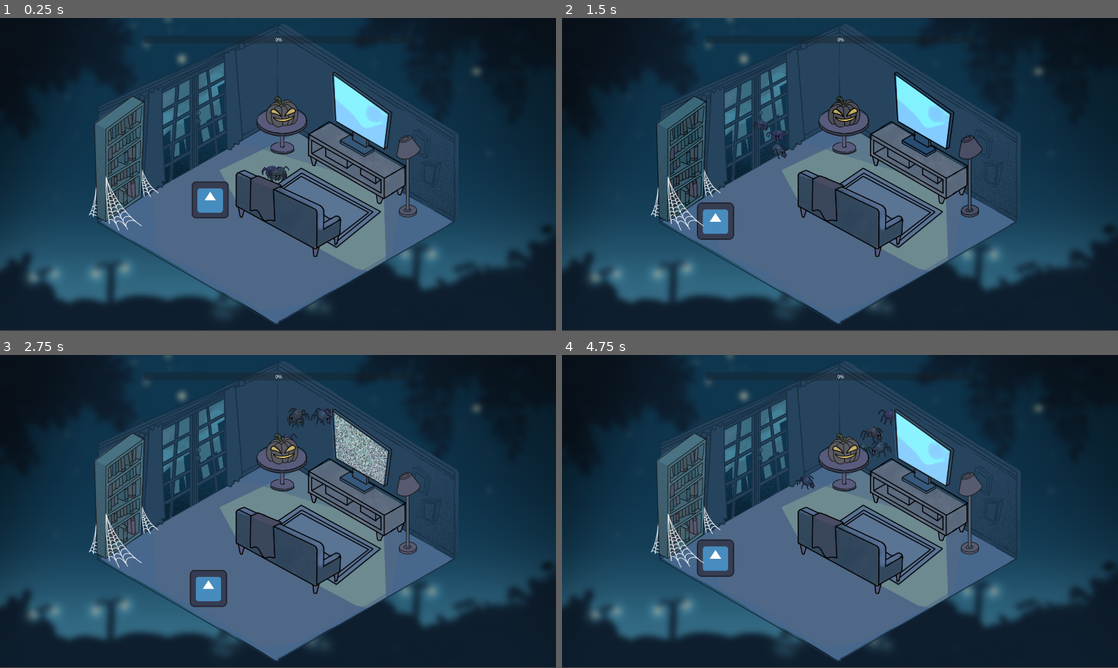
Above: before the commit, frames 1-4 (two rows, left to right).
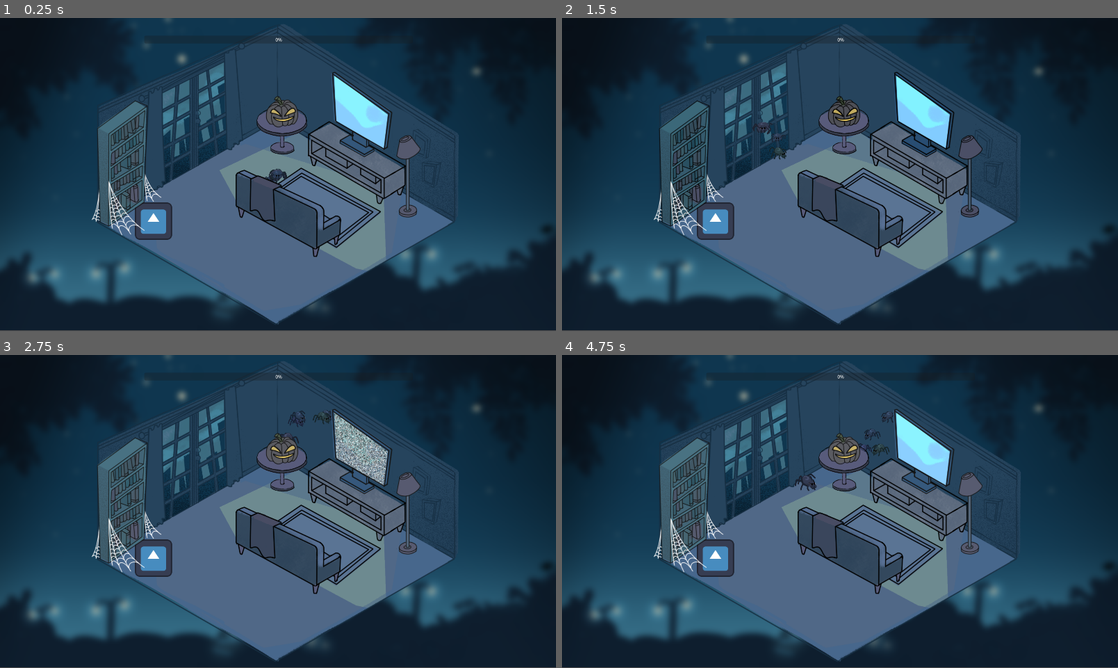
Above: after the commit, the same moments.

Repository: Bapt890/aregner
Game: Godot game, scene res://main.tscn
Same seed, same stepped clock (60 frames per second), same inputs: the game is played once before the commit and once after it. The engine's default icon, where the game draws it, is replaced by a stand-in: a white triangle on a blue panel in a dark square.
Inputs (mouse positions are in pixels of both pictures, inside the frame that each line leads up to):
- Up to frame 1 (0.25 s): no input
- Up to frame 2 (1.5 s): move the mouse to (684, 161) at 0.52 s; hold Right (ui_right) 0.53-1.28 s; hold E (use) 0.53-1.28 s; click (684, 161) at 0.67 s; move the mouse to (923, 111) at 1.27 s; hold Down (ui_down) from 1.28 s (still down); tap E (use) at 1.35 s; click (923, 111) at 1.42 s
- Up to frame 3 (2.75 s): move the mouse to (283, 448) at 2.02 s; release Down (ui_down) at 2.03 s; hold Right (ui_right) from 2.03 s (still down); hold Q (use_strong) from 2.03 s (still down); click (283, 448) at 2.17 s; tap E (use) at 2.3 s
- Up to frame 4 (4.75 s): move the mouse to (967, 511) at 2.77 s; release Right (ui_right) at 2.78 s; release Q (use_strong) at 2.78 s; hold Up (ui_up) 2.78-3.53 s; tap E (use) at 2.85, 4.55 s; click (967, 511) at 2.92 s; move the mouse to (840, 511) at 3.52 s; hold E (use) 3.53-4.28 s; hold Left (ui_left) from 3.53 s (still down); click (840, 511) at 3.67 s; tap Enter at 4.25 s; move the mouse to (673, 464) at 4.27 s; tap Q (use_strong) at 4.35 s

The runs differ from the first frame. In frame 1, 3.6% of the frame differs, in the area x 16-53%, y 24-71%; in frame 2, 2.2%; in frame 3, 3.7%, in the area x 16-60%, y 16-81%; in frame 4, 2.2%.

Commit message:
push sur final

Diff:
--- a/living_room.tscn
+++ b/living_room.tscn
@@ -18,6 +18,21 @@
 [ext_resource type="Texture2D" uid="uid://r75hx56jw74l" path="res://assets/objects/salon_citrouillewink.png" id="15_j7inc"]
 [ext_resource type="Texture2D" uid="uid://dte4r5os58hrx" path="res://assets/living room/salon_lampeon.png" id="15_ppm0j"]
 
+[sub_resource type="RectangleShape2D" id="RectangleShape2D_mogh0"]
+size = Vector2(399.09164, 173.50114)
+
+[sub_resource type="RectangleShape2D" id="RectangleShape2D_j7inc"]
+size = Vector2(442.75882, 183.72905)
+
+[sub_resource type="RectangleShape2D" id="RectangleShape2D_weu2t"]
+size = Vector2(304.55096, 183.72905)
+
+[sub_resource type="CircleShape2D" id="CircleShape2D_weu2t"]
+radius = 63.126858
+
+[sub_resource type="CircleShape2D" id="CircleShape2D_mj6ii"]
+radius = 102.0049
+
 [sub_resource type="ShaderMaterial" id="ShaderMaterial_vki7j"]
 shader = ExtResource("2_j7inc")
 shader_parameter/strength = 0.3000000000029104
@@ -274,13 +289,46 @@
 
 [node name="LivingRoom" type="Node2D"]
 
+[node name="SafeZones" type="Node" parent="."]
+
+[node name="Area2D" type="Area2D" parent="SafeZones" groups=["safezone"]]
+
+[node name="CollisionShape2D" type="CollisionShape2D" parent="SafeZones/Area2D" groups=["safezone"]]
+z_index = 1
+position = Vector2(255.05423, -43.2781)
+rotation = 0.55777293
+scale = Vector2(0.99999976, 0.99999976)
+shape = SubResource("RectangleShape2D_mogh0")
+
+[node name="CollisionShape2D2" type="CollisionShape2D" parent="SafeZones/Area2D" groups=["safezone"]]
+z_index = 1
+position = Vector2(25, 130.00002)
+rotation = 0.4709517
+scale = Vector2(0.99999976, 0.99999976)
+shape = SubResource("RectangleShape2D_j7inc")
+
+[node name="CollisionShape2D5" type="CollisionShape2D" parent="SafeZones/Area2D" groups=["safezone"]]
+z_index = 1
+position = Vector2(292.10742, -200.71098)
+rotation = 0.47095168
+scale = Vector2(0.99999976, 0.99999976)
+shape = SubResource("RectangleShape2D_weu2t")
+
+[node name="CollisionShape2D3" type="CollisionShape2D" parent="SafeZones/Area2D" groups=["safezone"]]
+position = Vector2(475, 99)
+shape = SubResource("CircleShape2D_weu2t")
+
+[node name="CollisionShape2D4" type="CollisionShape2D" parent="SafeZones/Area2D" groups=["safezone"]]
+position = Vector2(12, -157)
+shape = SubResource("CircleShape2D_mj6ii")
+
 [node name="Sprite2D" type="Sprite2D" parent="."]
 texture = ExtResource("1_6utvc")
 
 [node name="SalonBibliotheque" type="AnimatedSprite2D" parent="."]
 z_index = 1
 material = SubResource("ShaderMaterial_vki7j")
-position = Vector2(-533, -39)
+position = Vector2(-523, -23)
 sprite_frames = SubResource("SpriteFrames_g7sy5")
 animation = &"use"
 script = ExtResource("5_weu2t")
--- a/main.tscn
+++ b/main.tscn
@@ -24,6 +24,7 @@
 [node name="NPC" type="Node" parent="."]
 
 [node name="NPC" parent="NPC" node_paths=PackedStringArray("target") instance=ExtResource("2_5vw27")]
+position = Vector2(-270, 75)
 target = NodePath("../Destinations/Destination")
 
 [node name="Destinations" type="Node" parent="NPC"]
@@ -33,21 +34,25 @@
 cause_stop = true
 stop_duration = 2
 linked_destinations = [NodePath("../Destination2"), NodePath("../Destination3"), NodePath("../Destination4")]
+destination_orientation = Array[int]([3, 1, 1])
 
 [node name="Destination2" parent="NPC/Destinations" node_paths=PackedStringArray("linked_destinations") instance=ExtResource("3_kek77")]
 position = Vector2(-10, 392)
 orientation = 3
 linked_destinations = [NodePath("../Destination"), NodePath("../Destination3"), NodePath("../Destination4")]
+destination_orientation = Array[int]([0, 0, 1])
 
 [node name="Destination3" parent="NPC/Destinations" node_paths=PackedStringArray("linked_destinations") instance=ExtResource("3_kek77")]
-position = Vector2(178, 159)
+position = Vector2(-120, -68)
 orientation = 3
 linked_destinations = [NodePath("../Destination2"), NodePath("../Destination"), NodePath("../Destination4")]
+destination_orientation = Array[int]([3, 2, 3])
 
 [node name="Destination4" parent="NPC/Destinations" node_paths=PackedStringArray("linked_destinations") instance=ExtResource("3_kek77")]
-position = Vector2(-276, 67)
+position = Vector2(361, 185)
 orientation = 3
 linked_destinations = [NodePath("../Destination2"), NodePath("../Destination"), NodePath("../Destination3")]
+destination_orientation = Array[int]([2, 2, 0])
 
 [node name="Camera" type="Camera2D" parent="."]
 
--- a/scene/destination.gd
+++ b/scene/destination.gd
@@ -8,10 +8,14 @@
 @export var stop_duration: int = 0
 # Where do the NPC look ?
 @export_enum("Up Left", "Up Right", "Down Left", "Down Right") var orientation: int
-# Array of linked destinations
+# Where do the NPC look when going to a new destination ?
 @export var linked_destinations : Array[Destination]
 # Last chosen destination, avoid immediate backtracking
+@export_enum("Up Left", "Up Right", "Down Left", "Down Right") var destination_orientation: Array[int]
+# Array of linked destinations
 var last_destination : Destination = null
+# Used for associating the destination path and the associated orientation
+var current_slot : int = 0
 
 signal end_job()
 
@@ -25,7 +29,11 @@
 	# If this new destination is equal to the last one chosen, except if there is only one linked one, redo it
 	while new_dest == last_destination and linked_destinations.size() > 1:
 		new_dest = linked_destinations[randi_range(0, linked_destinations.size()-1)]
+	current_slot = linked_destinations.find(new_dest)
 	return new_dest
+
+func get_path_orientation() -> int:
+	return destination_orientation[current_slot]
 
 func set_coming_destination(dest : Destination): last_destination = dest
 
--- a/scene/npc.gd
+++ b/scene/npc.gd
@@ -1,6 +1,7 @@
 extends Node2D
 
 enum State {IDLE, WALK, INSPECT, CALL, TRAPPED}
+enum Orientation {UPLEFT, UPRIGHT, DOWNLEFT, DOWNRIGHT}
 
 const speed = 1000
 # The destination to go to
@@ -10,11 +11,19 @@
 var sighted_objects : Array
 # Used for State Base Machine
 var current_state = State.IDLE
+var current_orientation = Orientation.UPLEFT
 # Used to check movement
 var previous_pos : Vector2 = Vector2.ZERO
 var doing_job: bool = false
+var spider_sighted: int = 0
+var objects_sighted: Array
+# Tween for movement
+@onready var tween : Tween = create_tween()
 
 func _process(delta):
+	if spider_sighted >= 1:
+		tween.stop()
+		current_state = State.CALL
 	match current_state:
 		State.WALK:
 			if position.distance_to(previous_pos) <= 0.01 * delta:
@@ -22,6 +31,7 @@
 				# Pauses according to reached destination
 				if target.cause_stop:
 					current_destination = target
+					current_orientation = current_destination.orientation as Orientation
 					target = null
 					doing_job = true
 					current_state = State.IDLE
@@ -29,6 +39,7 @@
 				else:
 					current_destination = target
 					target = target.get_random_destination()
+					current_orientation = current_destination.get_path_orientation() as Orientation
 					go_to()
 			previous_pos = position
 		State.IDLE:
@@ -37,8 +48,20 @@
 				current_destination.start_job()
 				await current_destination.end_job
 				target = current_destination.get_random_destination()
+				current_orientation = current_destination.get_path_orientation() as Orientation
 			# If it has a target, goes to it
 			elif target: go_to()
+		State.CALL:
+			# If calling, you are doomed after the timer
+			position = position
+			#if $Timer.is_stopped(): $Timer.start()
+			#await $Timer.timeout
+			#Globals._on_game_over()
+	match current_orientation:
+		Orientation.UPLEFT: $SightArea/Polygon2D.rotation_degrees = 135
+		Orientation.UPRIGHT: $SightArea/Polygon2D.rotation_degrees = 225
+		Orientation.DOWNLEFT: $SightArea/Polygon2D.rotation_degrees = 45
+		Orientation.DOWNRIGHT: $SightArea/Polygon2D.rotation_degrees = 315
 
 func wait_job():
 	target.start_job()
@@ -46,19 +69,20 @@
 	target = target.get_random_destination()
 
 func go_to():
-	var tween = create_tween()
+	tween = create_tween()
 	tween.tween_property(self, "position", target.position, position.distance_to(target.position) / speed)
 	target.set_coming_destination(current_destination)
 	if current_destination: current_destination.set_coming_destination(null)
 	current_state = State.WALK
 
-#func _physics_process(delta):
-	#var direction = Input.get_vector("ui_left", "ui_right", "ui_up", "ui_down")
-	#velocity = cartesian_to_isometric(direction * 10000 * delta)
-	#move_and_slide()
-	#
-#func cartesian_to_isometric(cartesian):
-	#var screen_pos = Vector2()
-	#screen_pos.x = cartesian.x - cartesian.y
-	#screen_pos.y = cartesian.x / 2 + cartesian.y / 2
-	#return screen_pos
+func _on_sight_area_area_entered(area : Area2D):
+	if area.is_in_group("player"):
+		spider_sighted += 1
+	if area.is_in_group("object"):
+		objects_sighted.append(area)
+
+func _on_sight_area_area_exited(area):
+	if area.is_in_group("player"):
+		spider_sighted -= 1
+	if area.is_in_group("object"):
+		objects_sighted.erase(area)
--- a/scene/npc.tscn
+++ b/scene/npc.tscn
@@ -8,3 +8,15 @@
 
 [node name="Sprite2D" type="Sprite2D" parent="."]
 texture = ExtResource("2_ab2no")
+
+[node name="SightArea" type="Area2D" parent="." groups=["player"]]
+
+[node name="Polygon2D" type="CollisionPolygon2D" parent="SightArea"]
+polygon = PackedVector2Array(0, 0, 750, 1000, -750, 1000)
+
+[node name="Timer" type="Timer" parent="."]
+wait_time = 2.0
+one_shot = true
+
+[connection signal="area_entered" from="SightArea" to="." method="_on_sight_area_area_entered"]
+[connection signal="area_exited" from="SightArea" to="." method="_on_sight_area_area_exited"]
--- /dev/null
+++ b/scene/spider.gd
@@ -0,0 +1,15 @@
+extends Sprite2D
+
+# Manages if the spider can be seen by NPC. Invisible if 1 or higher.
+var safe_zone_count : int = 0
+
+func _on_area_2d_area_entered(area):
+	if area.is_in_group("safezone"):
+		safe_zone_count += 1
+		$Area2D.set_deferred("monitorable", false)
+		print($Area2D.monitorable)
+
+func _on_area_2d_area_exited(area):
+	if area.is_in_group("safezone"):
+		safe_zone_count -= 1
+		#if safe_zone_count <= 0: $Area2D.monitorable = true
--- /dev/null
+++ b/scene/spider.tscn
@@ -0,0 +1,19 @@
+[gd_scene load_steps=4 format=3 uid="uid://chlesa6ppji68"]
+
+[ext_resource type="Texture2D" uid="uid://bqnn1m8fx08fe" path="res://assets/spider.png" id="1_lfhnh"]
+[ext_resource type="Script" uid="uid://cvomudcbplvru" path="res://scene/spider.gd" id="2_cir0e"]
+
+[sub_resource type="CircleShape2D" id="CircleShape2D_lfhnh"]
+radius = 24.020824
+
+[node name="Spider" type="Sprite2D"]
+texture = ExtResource("1_lfhnh")
+script = ExtResource("2_cir0e")
+
+[node name="Area2D" type="Area2D" parent="." groups=["player"]]
+
+[node name="CollisionShape2D" type="CollisionShape2D" parent="Area2D"]
+shape = SubResource("CircleShape2D_lfhnh")
+
+[connection signal="area_entered" from="Area2D" to="." method="_on_area_2d_area_entered"]
+[connection signal="area_exited" from="Area2D" to="." method="_on_area_2d_area_exited"]
--- a/scripts/possessable.gd
+++ b/scripts/possessable.gd
@@ -36,7 +36,7 @@
 func _on_area_2d_mouse_exited():
 	target_strength = 0.0
 
-func _on_area_2d_input_event(viewport, event, shape_idx):
+func _on_area_2d_input_event(_viewport, event, _shape_idx):
 	if event is InputEventMouseButton:
 		SignalBus.possess.emit(object_name, global_position)
 		#self.play("possessed")
--- a/scripts/spiders.gd
+++ b/scripts/spiders.gd
@@ -1,4 +1,6 @@
 extends Node2D
+
+@onready var spider = preload("res://scene/spider.tscn")
 
 @export var spider_count = 30
 @export var move_speed = 300.0
@@ -45,13 +47,13 @@
 
 func _initialize_spiders(count: int):
 	for i in count:
-		var sprite = Sprite2D.new()
+		var sprite = spider.instantiate()
 		sprite.texture = spritesheet
 		sprite.hframes = 6
 		sprite.vframes = 1
 		sprite.centered = true
 
-		var color_shift = randf_range(-color_variation, color_variation)
+		#var color_shift = randf_range(-color_variation, color_variation)
 		sprite.modulate = Color(
 			1.0 + randf_range(-color_variation, color_variation),
 			1.0 + randf_range(-color_variation, color_variation),
@@ -61,7 +63,6 @@
 
 		add_child(sprite)
 		spider_sprites.append(sprite)
-
 		positions.append(Vector2(randf_range(-_get_spread(), _get_spread()), randf_range(-_get_spread(), _get_spread())))
 		delays.append(0.0)
 		targets.append(Vector2.ZERO)
@@ -181,7 +182,7 @@
 		else:
 			is_jumping[i] = false
 
-func _on_use(intensity: String) -> void:
+func _on_use(_intensity: String) -> void:
 	var current_time = Time.get_ticks_msec() / 1000.0
 	if current_time - last_use_time < use_cooldown:
 		return
@@ -224,7 +225,7 @@
 		spider_scales.resize(new_count)
 		flip_timers.resize(new_count)
 
-func _on_move_area_input_event(viewport: Node, event: InputEvent, shape_idx: int) -> void:
+func _on_move_area_input_event(_viewport: Node, event: InputEvent, _shape_idx: int) -> void:
 	if event is InputEventMouseButton:
 		_on_possess("none", get_global_mouse_position())
 		Globals.current_object = "none"
Not shown: 1 places in living_room.tscn that only renumber resources
Not shown, added: scene/spider.gd.uid
